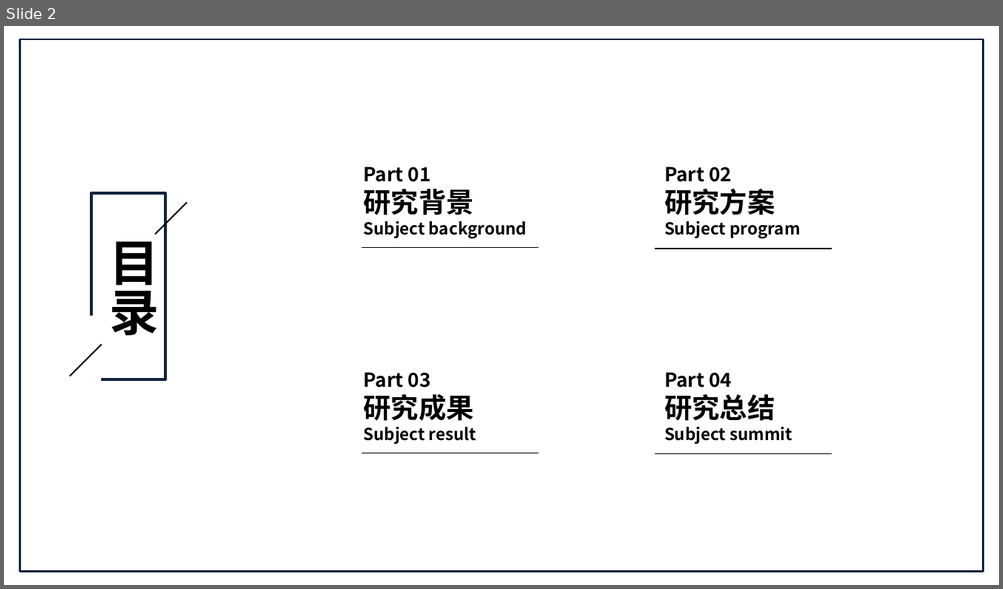
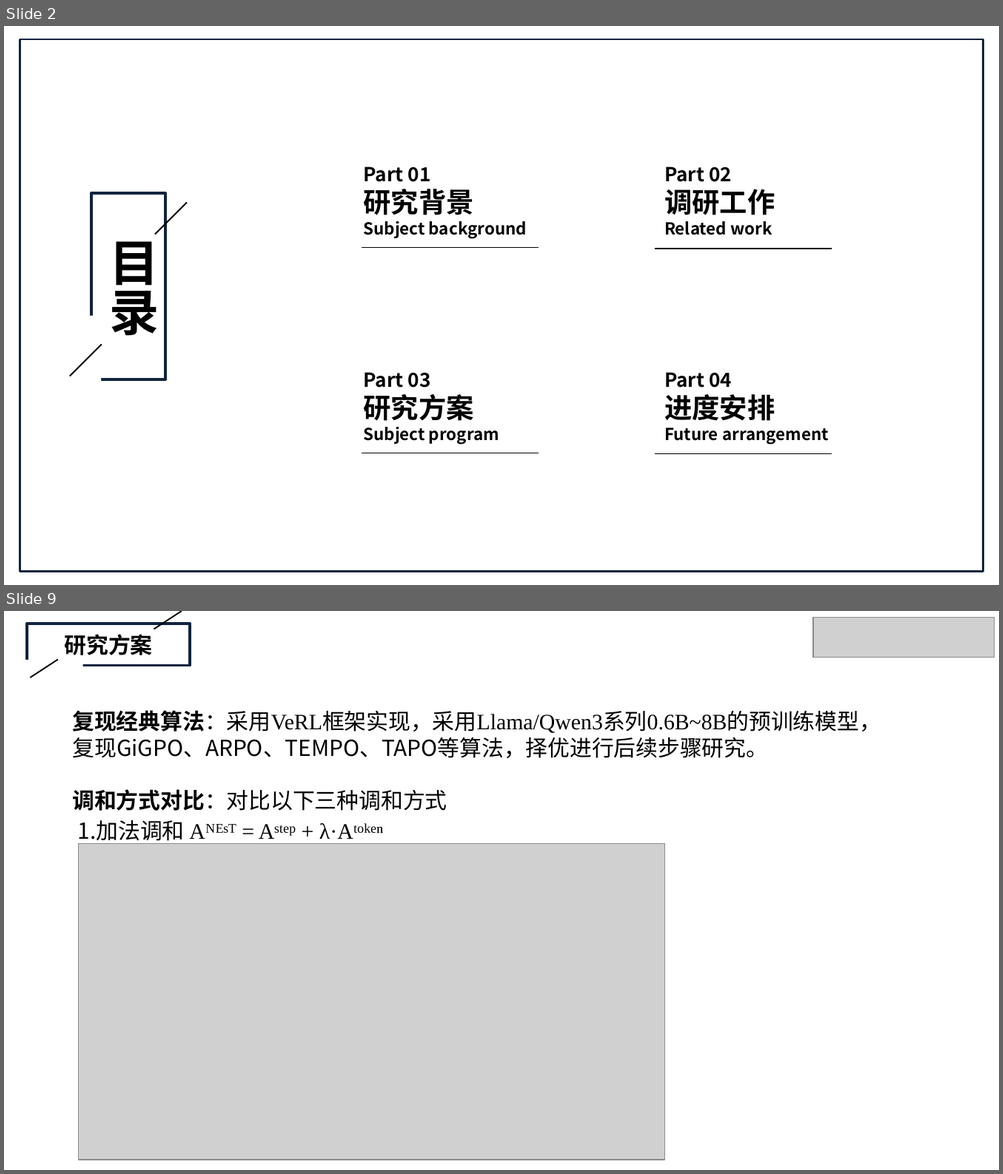
Before and after one commit to Labbbbbbbbb/Notes, a slide deck: NEST/zyt开题答辩.pptx. Shown one above the other, each under a label of ours: slide 2 before the commit, slides 2 and 9 after it; the slides between them are not shown. The pictures are 1003x589 and 1003x1174 pixels, drawn with LibreOffice and Linux fonts; fonts in the diff are those of the drawing; grey boxes stand for pictures. Boxes give left, top, right and bottom in pixels: in the first picture for what was removed or moved away, otherwise in the second. Text is boxed around its words. In the diff, an @@ line names an element or a change of style, - is before the commit and + after.

```diff
--- a/NEST/zyt开题答辩.pptx
+++ b/NEST/zyt开题答辩.pptx
@@ slide 9 added at bbox=[4, 611, 999, 1170], background #FFFFFF @@
@@ picture added at bbox=[813, 617, 993, 657] @@
@@ group added at bbox=[4, 611, 190, 678]: 2 rectangles, 2 lines, 1 text @@
+研究方案
@@ text added at bbox=[72, 710, 881, 811], 16 pt, text #000000 @@
+复现经典算法：采用VeRL框架实现，采用Llama/Qwen3系列0.6B~8B的预训练模型，复现GiGPO、ARPO、TEMPO、TAPO等算法，择优进行后续步骤研究。
+调和方式对比：对比以下三种调和方式
@@ text added at bbox=[78, 820, 383, 845], 16 pt, text #000000 @@
+1.加法调和 Aᴺᴱˢᵀ = Aˢᵗᵉᵖ + λ·Aᵗᵒᵏᵉⁿ
@@ picture added at bbox=[79, 843, 666, 1160] @@
@@ slide 2 changed as well @@
@@ text at bbox=[664, 189, 775, 215]: text changed @@
-研究方案
-Subject program
+调研工作
+Related work
@@ text at bbox=[363, 395, 474, 421]: text changed @@
-研究成果
-Subject result
+研究方案
+Subject program
@@ text at bbox=[664, 395, 775, 421]: text changed @@
-研究总结
-Subject summit
+进度安排
+Future arrangement
```
Also in this commit, not shown: 1 other slide changed, 11 other slides added, 19 slides removed, 10 other files.
